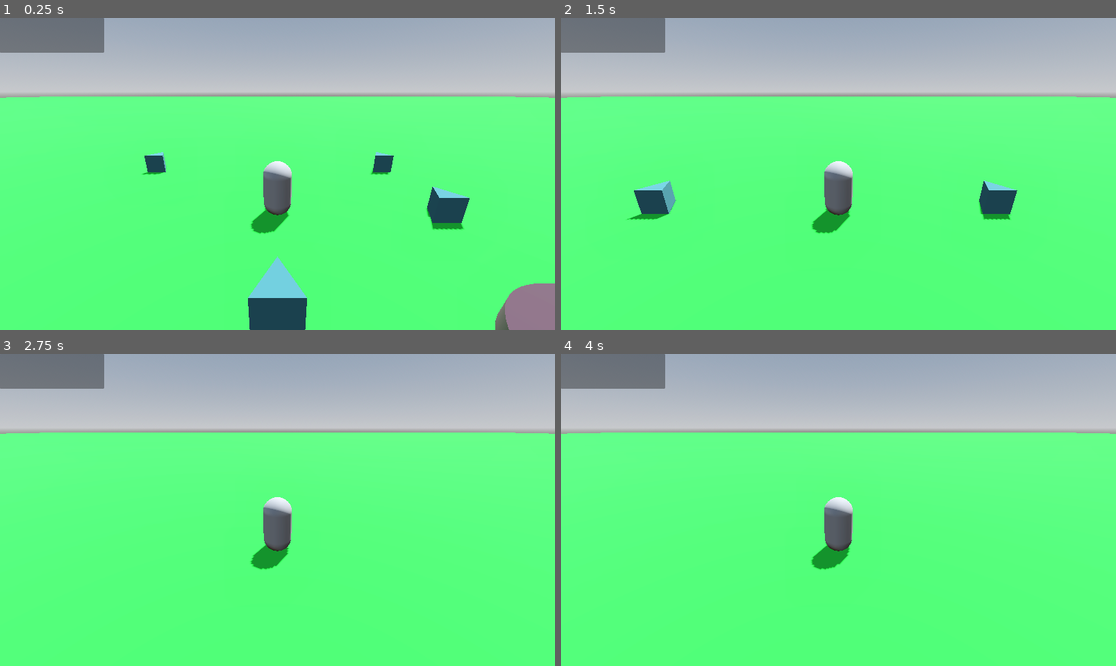
Above: before the commit, frames 1-4 (two rows, left to right).
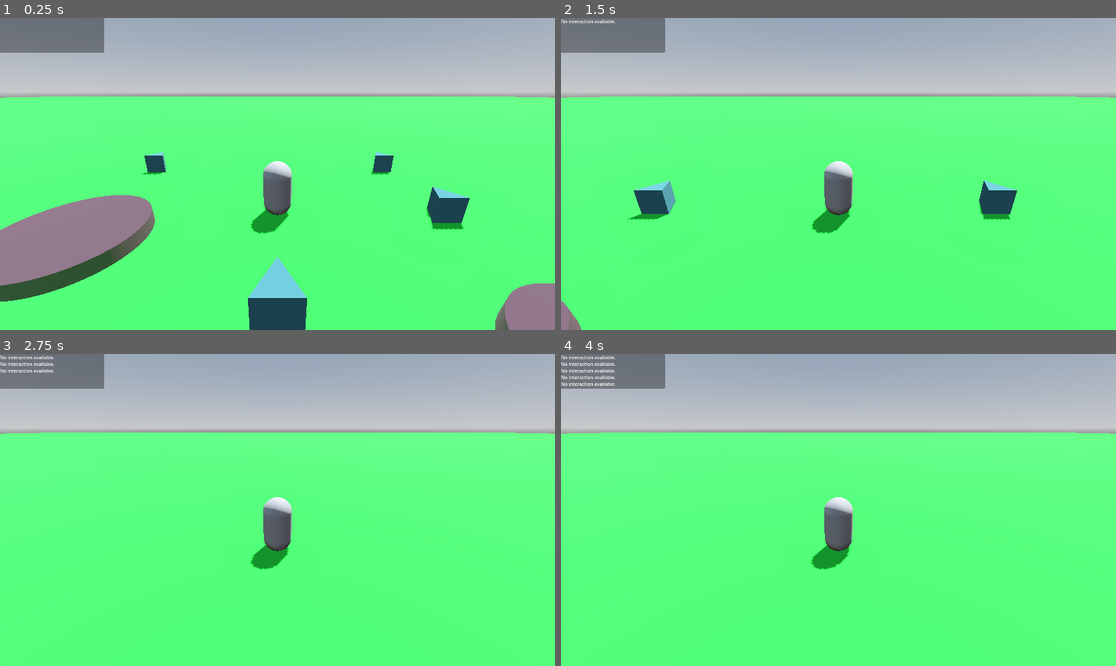
Above: after the commit, the same moments.

Repository: hypermush/RemakingPikmin
Game: Godot game, scene res://level.tscn
Same seed, same stepped clock (60 frames per second), same inputs: the game is played once before the commit and once after it.
Inputs (mouse positions are in pixels of both pictures, inside the frame that each line leads up to):
- Up to frame 1 (0.25 s): no input
- Up to frame 2 (1.5 s): tap Enter at 0.5 s; move the mouse to (866, 174) at 0.52 s; hold W (move_forward) from 0.53 s (still down); tap E (interact, bound only after the commit) at 0.6 s; move the mouse to (810, 174) at 1.27 s; click (810, 174) at 1.35 s
- Up to frame 3 (2.75 s): keep holding W (move_forward); tap E (interact, bound only after the commit) at 1.55, 2.1 s; move the mouse to (288, 503) at 2.02 s
- Up to frame 4 (4 s): keep holding W (move_forward); move the mouse to (832, 516) at 2.77 s; tap E (interact, bound only after the commit) at 2.85, 3.8 s; tap Space at 3.5 s; move the mouse to (877, 513) at 3.52 s; press the mouse at (877, 513) at 3.53 s

The runs differ from the first frame. In frame 1, 6.4% of the frame differs, in the area x 0-28%, y 56-91%; in frame 2, 0.3%; in frame 3, 0.2%; in frame 4, 0.3%.

Commit message:
Interaction Zones are working
Thanks to ChatGPT, I was able to get interaction zones in a very nice basic state that should be scalable for many interactions

Diff:
--- a/interaction_zone.gd
+++ b/interaction_zone.gd
@@ -1,18 +1,52 @@
 extends Node3D
+
+# placeholder values
+enum InteractionType {
+	SHIP,
+	DOOR,
+	NPC,
+	CHEST
+}
 
 @onready var _halo_mesh: MeshInstance3D = %ZoneHalo
 @onready var _interact_zone: Area3D = %Area3D
 
+@export var interaction_type: InteractionType = InteractionType.SHIP
+
 # Called when the node enters the scene tree for the first time.
 func _ready() -> void:
-	pass # Replace with function body.
+	_interact_zone.body_entered.connect(bodyEntered)
+	_interact_zone.body_exited.connect(bodyExited)
+	pass
 
 
 # Called every frame. 'delta' is the elapsed time since the previous frame.
 func _process(delta: float) -> void:
-	if _interact_zone.has_overlapping_bodies():
-		Log.print("Body entered: " + str(_interact_zone.get_overlapping_bodies()))
+	pass
 
 # trying to detect when a body enters (signal)
-func _bodyEntered():
-	pass
+func bodyEntered(body: Node3D):
+	if body.is_in_group("Player"):
+		body.current_interaction_zone = self  # Store reference to this zone
+		Log.print("Player entered interaction zone.")
+
+func bodyExited(body: Node3D):
+	if body.is_in_group("Player"):
+		body.current_interaction_zone = null  # Clear reference
+		Log.print("Player left interaction zone.")
+
+func interact():
+	match interaction_type:
+		InteractionType.SHIP:
+			#open_ship_menu()
+			pass
+		InteractionType.DOOR:
+			#open_door()
+			pass
+		InteractionType.NPC:
+			#start_npc_dialogue()
+			pass
+		InteractionType.CHEST:
+			#open_chest()
+			pass
+	Log.print("Interaction happened: " + InteractionType.find_key(interaction_type))
--- a/level.tscn
+++ b/level.tscn
@@ -94,5 +94,9 @@
 [node name="Camera3D" type="Camera3D" parent="."]
 transform = Transform3D(-1, 0, -8.74228e-08, -8.33596e-08, -0.301322, 0.953523, -2.63424e-08, 0.953523, 0.301322, 0, 16.1193, 0)
 
-[node name="InteractionZone" parent="." instance=ExtResource("2_gp7im")]
+[node name="InteractionZone1" parent="." instance=ExtResource("2_gp7im")]
 transform = Transform3D(1, 0, 0, 0, 1, 0, 0, 0, 1, 5.56022, 0, 3.40577)
+interaction_type = 1
+
+[node name="InteractionZone2" parent="." instance=ExtResource("2_gp7im")]
+transform = Transform3D(1, 0, 0, 0, 1, 0, 0, 0, 1, -6.02829, 0, -0.512918)
--- a/player.gd
+++ b/player.gd
@@ -3,6 +3,8 @@
 
 @export_group("Camera")
 @export_range(0.0, 1.0) var mouse_sensitivity := 0.25
+
+var current_interaction_zone: Node3D = null  # Tracks the zone the player is in
 
 var _camera_input_direction := Vector2.ZERO
 var _last_movement_direction := Vector3.FORWARD
@@ -145,6 +147,14 @@
 		eased_speed = max(eased_speed, min_speed)  # Ensure minimum speed
 		_camera_pivot.rotation.x += sign(angle_diff) * min(absf(angle_diff), delta * eased_speed)
 
+	# interaction (A press)
+	if Input.is_action_just_pressed("interact"):
+		if current_interaction_zone:
+			# Call a function on the zone to handle interaction
+			current_interaction_zone.interact()
+		else:
+			Log.print("No interaction available.")
+
 # toggle between over the shoulder and bird's eye view
 func toggle_camera_angle():
 	if _current_angle_enum == CameraAngles.birds_eye:
@@ -168,6 +178,9 @@
 		camera_zoom_target = zoom_middle
 		Log.print("Camera Zoom Middle")
 
+func set_interaction_zone(zone):
+	current_interaction_zone = zone
+
 func _unhandled_input(event: InputEvent) -> void:
 	pass
 
--- a/player.tscn
+++ b/player.tscn
@@ -11,7 +11,7 @@
 
 [sub_resource type="SphereShape3D" id="SphereShape3D_jouno"]
 
-[node name="Player" type="CharacterBody3D"]
+[node name="Player" type="CharacterBody3D" groups=["Player"]]
 collision_layer = 3
 script = ExtResource("1_0nf4c")
 
--- a/project.godot
+++ b/project.godot
@@ -24,6 +24,10 @@
 window/size/viewport_width=1920
 window/size/viewport_height=1080
 window/size/mode=2
+
+[global_group]
+
+Player=""
 
 [input]
 
@@ -80,6 +84,12 @@
 "events": [Object(InputEventMouseButton,"resource_local_to_scene":false,"resource_name":"","device":-1,"window_id":0,"a …(253 unchanged characters)…
 ]
 }
+interact={
+"deadzone": 0.5,
+"events": [Object(InputEventJoypadButton,"resource_local_to_scene":false,"resource_name":"","device":-1,"button_index":0,"pressure":0.0,"pressed":true,"script":null)
+, Object(InputEventKey,"resource_local_to_scene":false,"resource_name":"","device":-1,"window_id":0,"alt_pressed":false,"shift_pressed":false,"ctrl_pressed":false,"meta_pressed":false,"pressed":false,"keycode":0,"physical_keycode":69,"key_label":0,"unicode":101,"location":0,"echo":false,"script":null)
+]
+}
 
 [rendering]
 
